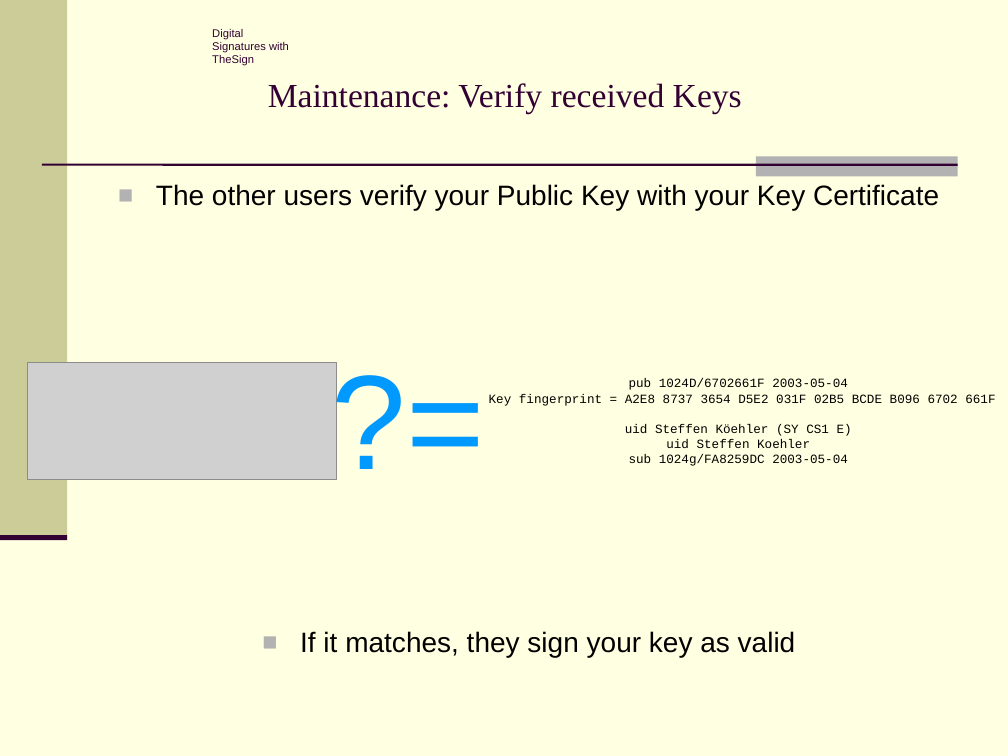
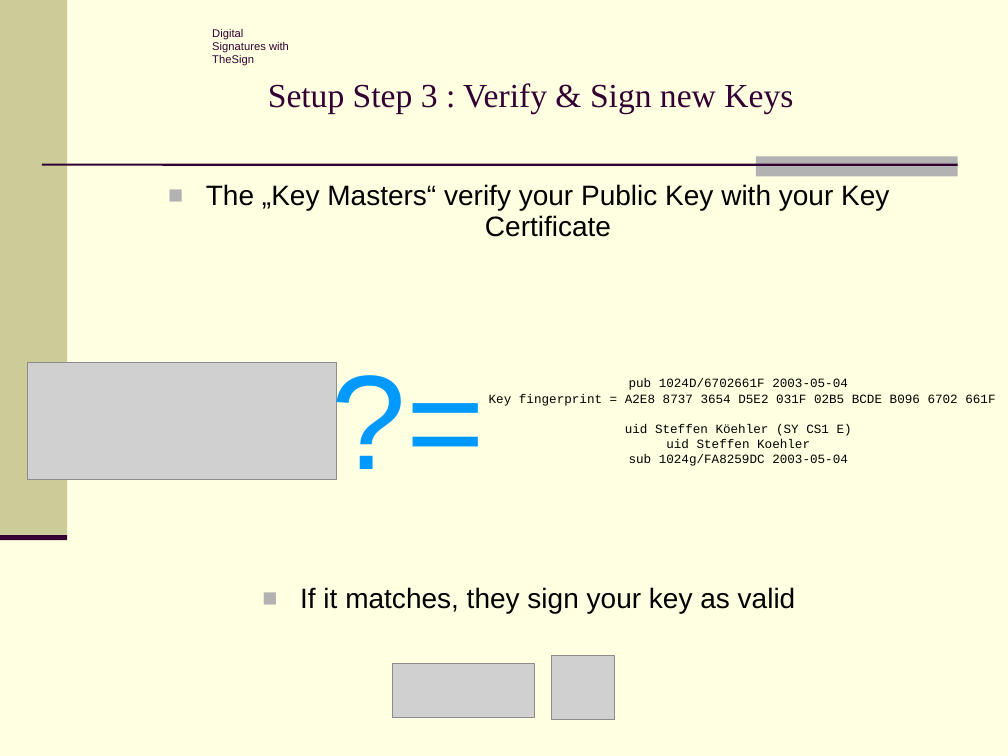
Before and after one commit to stko/thesign, a slide deck: slide 4 of TheSign_Intro.ppt (slide 5 before the commit). Drawn at 1008x756 pixels with LibreOffice and Linux fonts; fonts in the diff are those of the drawing; grey boxes stand for pictures; background and template pictures are left out. Boxes give left, top, right and bottom in pixels: in the first picture for what was removed or moved away, otherwise in the second. Text is boxed around its words. In the diff, an @@ line names an element or a change of style, - is before the commit and + after.

```diff
--- a/TheSign_Intro.ppt
+++ b/TheSign_Intro.ppt
@@ title at box(268, 83, 793, 113): text changed @@
-Maintenance: Verify received Keys
+Setup Step 3 : Verify & Sign new Keys
@@ text at box(206, 184, 889, 237): text changed @@
-■ The other users verify your Public Key with your Key Certificate
+■ The „Key Masters“ verify your Public Key with your Key Certificate
@@ picture added at box(551, 656, 615, 720) @@
@@ picture added at box(393, 664, 535, 718) @@
```
Also in this commit, not shown: 3 other slides changed, 2 slides added, 5 other files.
